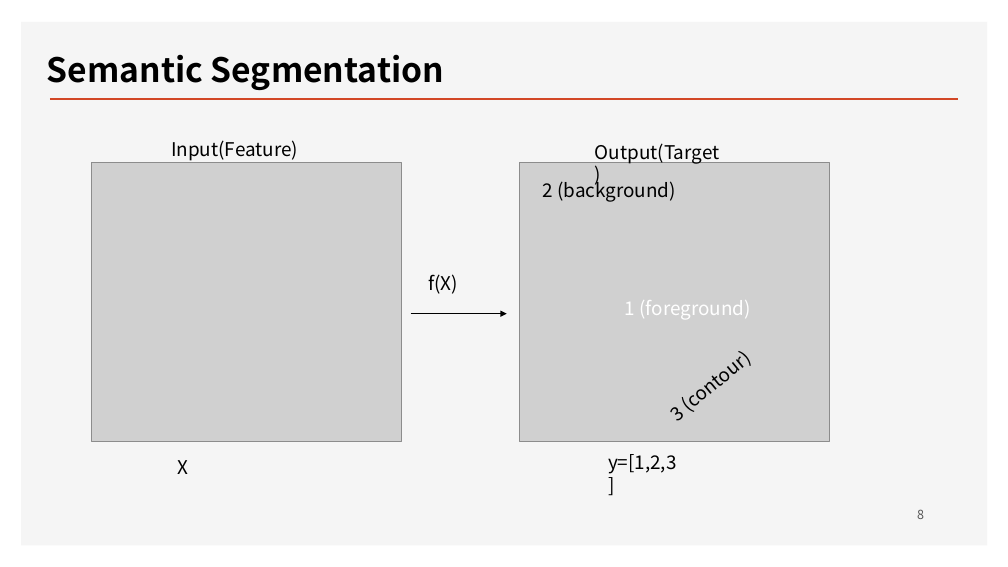
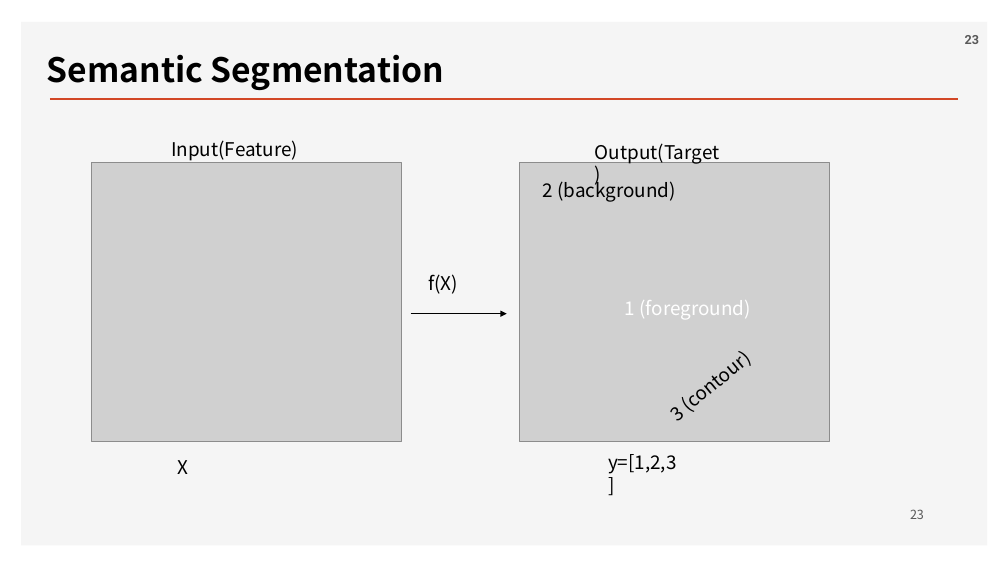
Before and after one commit to ancestor9/2026_Fall_Deep-Learning-with-Python, a slide deck: slide 23 of Chapter 11 Image segmentation.pptx (slide 8 before the commit). Drawn at 1008x567 pixels with LibreOffice and Linux fonts; fonts in the diff are those of the drawing; grey boxes stand for pictures; background and template pictures are left out. Boxes give left, top, right and bottom in pixels: in the first picture for what was removed or moved away, otherwise in the second. Text is boxed around its words. In the diff, an @@ line names an element or a change of style, - is before the commit and + after.

```diff
--- a/Chapter 11 Image segmentation.pptx
+++ b/Chapter 11 Image segmentation.pptx
@@ page number added at [965,35,979,44], 12 pt, text #595959, bold @@
+23
@@ page number at [910,509,924,519]: text changed @@
-8
+23
```
Also in this commit, not shown: 10 other slides changed, 15 slides added.
